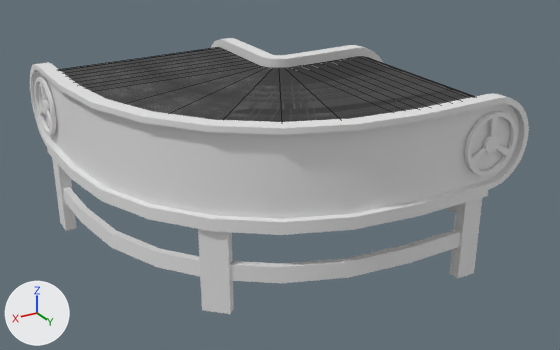
The FBX model UntitledDuckGame/Assets/Models/corner_belt.fbx: old version first, new version second.
The view is the same before and after, from a 50 mm lens placed at (1.43, 6.79, 1.86), pointed at (-0.39, 3.74, 0.34). The lights are fixed; the arrows at lower left show +X, +Y and +Z. The older version comes first. Mesh edges are drawn as thin lines on the coarser meshes. Where no turn or scale is listed for an object, it has been applied to the vertices.

Objects in the first picture: 'cog_L', 'cog_R', 'corner_base', 'corner_belt'.
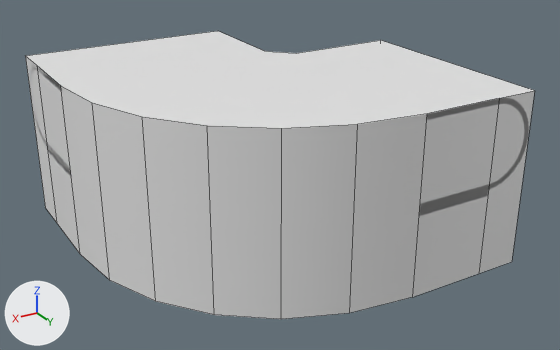
Changed parts and their boxes [x1, y1, x2, y2] in the pictures (560 x 350 px):
'corner_COL', added
    after: [26, 31, 535, 319]
'corner_base', unchanged, covered by the edit
    before: [30, 38, 529, 314]
    after: [30, 64, 529, 235]
'corner_belt', unchanged, covered by the edit
    before: [60, 47, 475, 122]
'cog_R', unchanged, covered by the edit
    before: [465, 111, 517, 176]

The change in detail:
Mesh me_cylinder_038 is new.
It has 30 vertices, 17 faces and spans x -1.22..0.55, y -1.22..0.55, z 0.0..0.86.
Object 'corner_COL' (ob_corner_col) is new; it shows me_cylinder_038.
Its location is (0.0, 4.0, 0.0).
